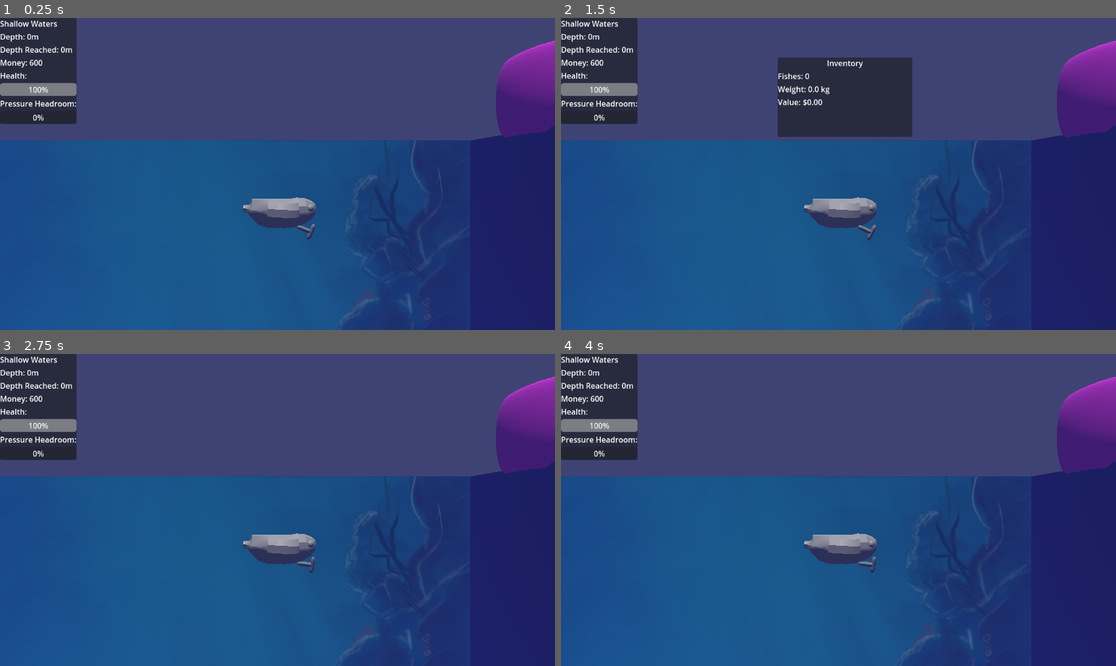
Above: before the commit, frames 1-4 (two rows, left to right).
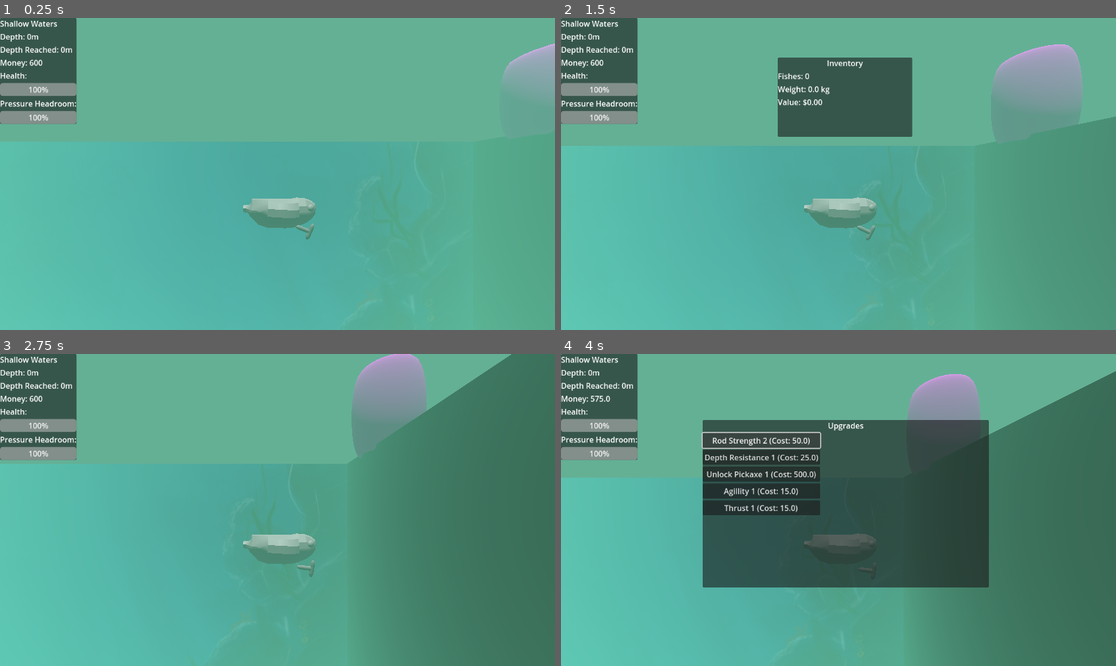
Above: after the commit, the same moments.

Repository: manusfishy/too-fishy
Game: Godot game, scene res://scenes/main_scene.tscn
Same seed, same stepped clock (60 frames per second), same inputs: the game is played once before the commit and once after it.
Inputs (mouse positions are in pixels of both pictures, inside the frame that each line leads up to):
- Up to frame 1 (0.25 s): no input
- Up to frame 2 (1.5 s): tap Enter at 0.5 s; move the mouse to (960, 158) at 0.52 s; hold Right (move_right) 0.53-1.28 s; tap Tab (inv_toggle) at 0.6 s; click (960, 158) at 0.67 s; move the mouse to (727, 189) at 1.27 s; hold Down (move_down) from 1.28 s (still down); tap Space (swing_pickaxe) at 1.35 s
- Up to frame 3 (2.75 s): move the mouse to (333, 441) at 2.02 s; release Down (move_down) at 2.03 s; hold Right (move_right) from 2.03 s (still down); tap Tab (inv_toggle) at 2.1 s
- Up to frame 4 (4 s): move the mouse to (810, 572) at 2.77 s; release Right (move_right) at 2.78 s; hold Up (move_up) 2.78-3.5 s; tap Space (swing_pickaxe) at 2.85 s; click (810, 572) at 2.92 s; click (760, 441) at 3.5 s, where only the run after the commit has a clickable "Rod Strength 1 (Cost: 25.0)"

The runs differ from the first frame. In frame 1, 99% of the frame differs, in the area x 0-100%, y 0-100%; in frame 2, 99%; in frame 3, 99%; in frame 4, 99%.
Error before the commit: Parse Error: Identifier "hook" not declared in the current scope. (res://scripts/player.gd:68)

Commit message:
fixed for sadi

Diff:
--- a/scenes/main_scene.tscn
+++ b/scenes/main_scene.tscn
@@ -6,7 +6,6 @@
 [ext_resource type="PackedScene" uid="uid://xqds4eqa4fys" path="res://scenes/section.tscn" id="4_gubc5"]
 [ext_resource type="PackedScene" uid="uid://durrtmu3i450r" path="res://scenes/player.tscn" id="4_pu3yx"]
 [ext_resource type="PackedScene" uid="uid://bekjel2ayhsva" path="res://scenes/level_barrier.tscn" id="5_rt2n2"]
-[ext_resource type="PackedScene" uid="uid://dmfvhyoli7g7" path="res://scenes/destroyable_barier.tscn" id="7_6wevv"]
 [ext_resource type="Script" uid="uid://cldevqp1odjtl" path="res://scripts/hud.gd" id="7_c16ls"]
 [ext_resource type="PackedScene" uid="uid://bip40vv31g12d" path="res://scenes/inventory/inv_ui.tscn" id="9_c1pb6"]
 [ext_resource type="Script" uid="uid://cau06s0ctjwx8" path="res://scripts/upgrades.gd" id="10_6wevv"]
@@ -59,8 +58,18 @@
 [node name="Section" parent="Level" instance=ExtResource("4_gubc5")]
 transform = Transform3D(1, 0, 0, 0, 1, 0, 0, 0, 1, 0, -35, 0)
 
-[node name="DestroyableBarier" parent="Level/Section" instance=ExtResource("7_6wevv")]
+[node name="DestroyableBarier" parent="Level/Section"]
+_import_path = NodePath("")
+unique_name_in_owner = false
+process_mode = 0
+process_priority = 0
+process_physics_priority = 0
+process_thread_group = 0
+physics_interpolation_mode = 0
+auto_translate_mode = 0
+editor_description = ""
 transform = Transform3D(10, 0, 0, 0, 10, 0, 0, 0, 10, -5.71801, 17.2179, 2.99864)
+script = null
 
 [node name="DirectionalLight3D" type="DirectionalLight3D" parent="."]
 transform = Transform3D(0.94702, 0.320556, -0.0199303, -0.0267635, 0.140602, 0.989705, 0.320058, -0.936736, 0.141732, -6.47082, 1.04463, 15.1856)
--- a/scenes/player.tscn
+++ b/scenes/player.tscn
@@ -1,15 +1,12 @@
-[gd_scene load_steps=13 format=3 uid="uid://durrtmu3i450r"]
+[gd_scene load_steps=9 format=3 uid="uid://durrtmu3i450r"]
 
 [ext_resource type="Script" uid="uid://b4nuxfxo3kvlq" path="res://scripts/player.gd" id="1_3vyb7"]
-[ext_resource type="Script" uid="uid://i04cakuwfc3r" path="res://scripts/hook.gd" id="2_g2els"]
 [ext_resource type="PackedScene" uid="uid://cdvfasjj4km5l" path="res://FishSub.fbx" id="2_qhqgy"]
 [ext_resource type="Resource" uid="uid://e0lxbmss3uuj" path="res://scenes/inventory/playerInventory.tres" id="2_qlg0r"]
 [ext_resource type="PackedScene" uid="uid://cwlmu2g8odpra" path="res://scenes/pickaxe.tscn" id="4_qlg0r"]
 
 [sub_resource type="CapsuleShape3D" id="CapsuleShape3D_7cn6r"]
 
-[sub_resource type="PhysicsMaterial" id="PhysicsMaterial_dqkch"]
-[sub_resource type="PhysicsMaterial" id="PhysicsMaterial_qhqgy"]
 [sub_resource type="Gradient" id="Gradient_qlg0r"]
 
 [sub_resource type="GradientTexture1D" id="GradientTexture1D_tuyoq"]
@@ -24,12 +21,6 @@
 volumetric_fog_albedo = Color(0.054902, 0.317647, 1, 1)
 volumetric_fog_ambient_inject = 0.08
 adjustment_color_correction = SubResource("GradientTexture1D_tuyoq")
-
-[sub_resource type="PhysicsMaterial" id="PhysicsMaterial_qhqgy"]
-
-[sub_resource type="CapsuleMesh" id="CapsuleMesh_qlg0r"]
-
-[sub_resource type="CylinderShape3D" id="CylinderShape3D_tuyoq"]
 
 [node name="Player" type="CharacterBody3D"]
 axis_lock_linear_z = true
@@ -60,5 +51,3 @@
 can_sleep = false
 lock_rotation = true
 freeze_mode = 1
-
-[connection signal="body_entered" from="hook" to="hook" method="_on_body_entered"]
--- a/scripts/player.gd
+++ b/scripts/player.gd
@@ -63,14 +63,6 @@
 
 
 func _process(delta):
-	if is_hook_thrown:
-		var start = global_transform.origin
-		var end = hook.global_transform.origin
-		var distance = start.distance_to(end)
-		rope.scale.y = distance # Stretch cylinder
-		rope.global_transform.origin = (start + end) / 2 # Center it
-		rope.look_at(end, Vector3.UP) # Orient toward hook
-
 	process_dock(delta)
 	process_depth_effects(delta)
 
@@ -87,15 +79,3 @@
 	GameState.headroom = ((GameState.upgrades[GameState.Upgrade.DEPTH_RESISTANCE] + 1) * 100 - GameState.depth)
 	if GameState.headroom < 0:
 		GameState.health += GameState.headroom * delta
-
-func throw_hook():
-	# Detach hook from player
-	hook.reparent(get_tree().root.get_child(0)) # Move to world root
-	hook.freeze = false # Enable physics
-	is_holding_hook = false
-
-	# Calculate throw direction (forward from camera)
-	var throw_direction = camera.global_transform.basis.x.normalized()
-
-	# Apply impulse to throw the hook
-	hook.apply_central_impulse(throw_direction * throw_strength)
Not shown: 1 places in scenes/hook_pivot.tscn that only renumber resources
Not shown: 1 places in scenes/main_scene.tscn that only renumber resources
